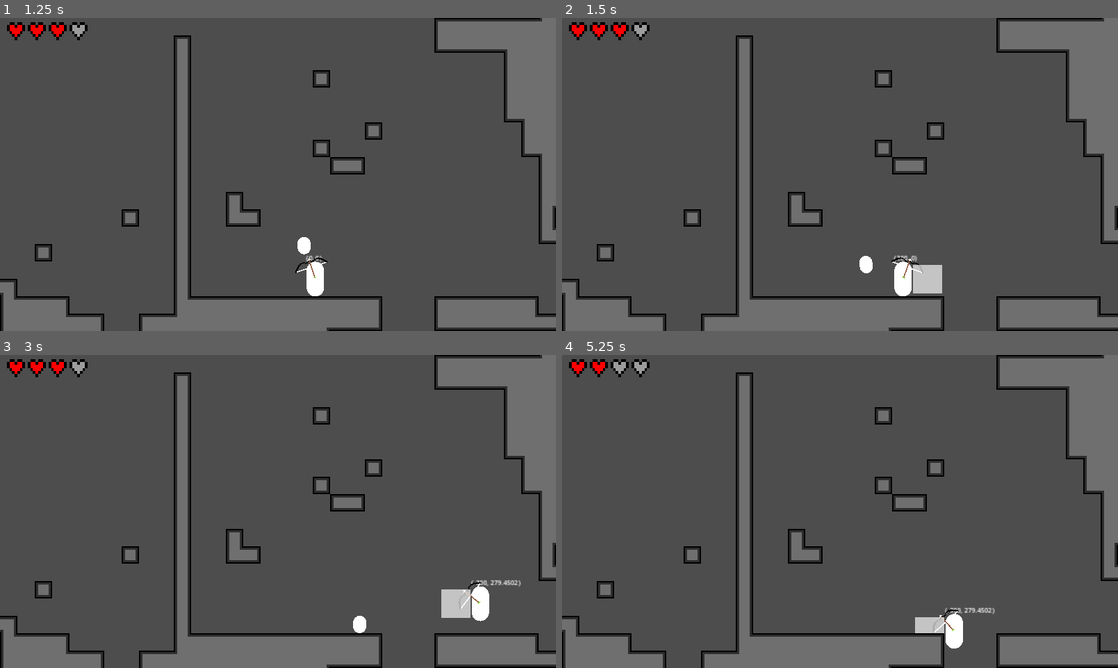
Above: before the commit, frames 1-4 (two rows, left to right).
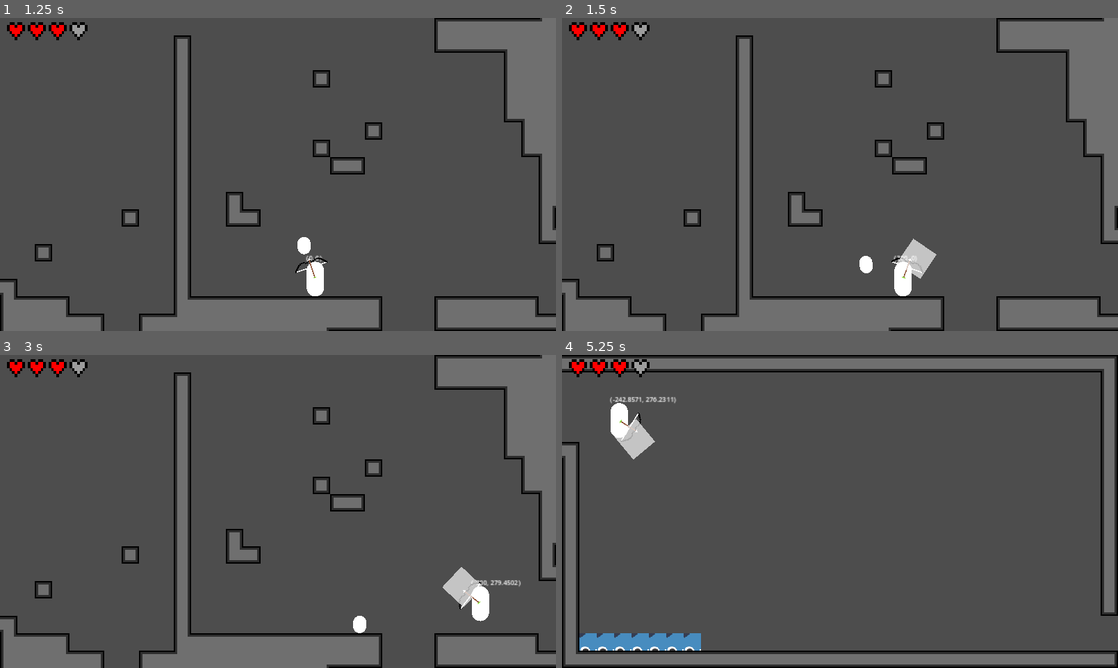
Above: after the commit, the same moments.

Repository: olvior/mushroom-mania
Game: Godot game, scene res://GUI/mainmenu/main_menu.tscn
The game is run twice, just before and just after one commit, with the same random seed, the same clock (stepped at 60 frames per second) and the same inputs.
Inputs (mouse positions are in pixels of both pictures, inside the frame that each line leads up to):
- Up to frame 1 (1.25 s): click "New Game" at 0.5 s
- Up to frame 2 (1.5 s): move the mouse to (962, 158) at 1.27 s; hold Right (right) from 1.28 s (still down); tap X (attack) at 1.35 s
- Up to frame 3 (3 s): tap Z (jump) at 1.52, 1.55, 1.82, 2.1, 2.27, 2.57 s; move the mouse to (166, 527) at 2.02 s; tap X (attack) at 2.3, 2.85 s; move the mouse to (333, 442) at 2.77 s; release Right (right) at 2.78 s; hold Left (left) from 2.78 s (still down)
- Up to frame 4 (5.25 s): tap Z (jump) at 3.05, 3.77, 4.07, 4.52, 4.55, 4.82 s; move the mouse to (812, 574) at 3.52 s; release Left (left) at 3.53 s; hold Right (right) 3.53-5.03 s; click (812, 574) at 3.6 s; tap X (attack) at 3.8, 5.1 s; move the mouse to (1006, 558) at 4.27 s; tap C (dash) at 4.35 s; move the mouse to (673, 464) at 5.02 s; hold Left (left) from 5.03 s (still down)

Frame 1 is identical in both runs. In frame 2, 0.7% of the frame differs, in the area x 60-69%, y 70-88%; in frame 3, 0.6%; in frame 4, 22%, in the area x 0-100%, y 0-100%.

Commit message:
Added coyote-time for wall jumps

Diff:
--- a/player/player.gd
+++ b/player/player.gd
@@ -26,6 +26,7 @@
 #wall climbing
 var wall_terminal_velocity = 100
 var on_wall = false
+var was_on_wall = on_wall
 var wall_jump_side_force = 500
 
 #buffer
@@ -44,6 +45,7 @@
 
 #coyote
 var was_on_floor = false
+@onready var wall_coyote_timer : Timer = get_node("Wall coyote timer")
 
 #other
 var time = 0
@@ -217,7 +219,12 @@
 		create_attack()
 
 	#basic tests
+
+	if was_on_wall:
+		coyote_timer.start()
+
 	on_wall = is_touching_wall()
+	was_on_wall = on_wall
 	can_dash = check_can_dash()
 	if on_wall:
 		jumps = max_jumps - 1
@@ -244,7 +251,7 @@
 	if Input.is_action_just_pressed("jump") and not on_wall:
 		if jumps >= 1 or coyote_timer.time_left > 0:
 			jump()
-	if Input.is_action_just_pressed("jump") and on_wall:
+	if Input.is_action_just_pressed("jump") and on_wall or wall_coyote_timer.time_left:
 		wall_jump(-1 if wall_cast_left.is_colliding() else 1)
 	elif Input.is_action_just_released("jump"):
 		cancel_jump = true
@@ -300,16 +307,13 @@
 	self.velocity = Vector2i(kb.x * dir, kb.y)
 
 func create_attack():
-	var up = Input.is_action_pressed("up")
-
-	var dir = -90 if up else last_direction * 90 - 90
-
 	var new_attack : MeleeAttack = attack_scene.instantiate()
 
 	new_attack.damage = melee_damage
 	new_attack.time_left = 0.1
 	new_attack.attacker = self
 
-	new_attack.rotation = deg_to_rad(dir)
+	var diff = get_global_mouse_position() - self.get_global_position()
+	new_attack.rotation = diff.angle()
 
 	self.add_child(new_attack)
--- a/player/player.tscn
+++ b/player/player.tscn
@@ -69,6 +69,10 @@
 wait_time = 0.1
 one_shot = true
 
+[node name="Wall coyote timer" type="Timer" parent="."]
+wait_time = 0.1
+one_shot = true
+
 [node name="Dash cooldown" type="Timer" parent="."]
 wait_time = 0.4
 
